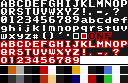
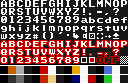
Revision of a layered (128, 83) image; what changed, layer by layer:
painted on "chrs" over [73, 32, 128, 64]
